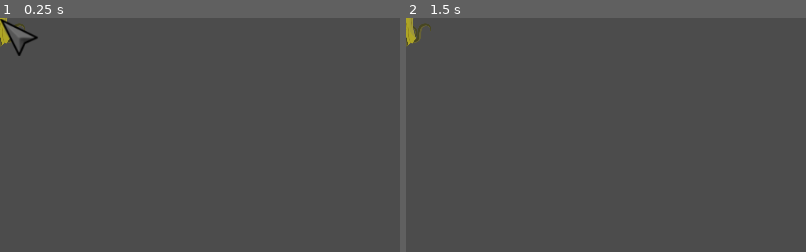
Above: before the commit, frames 1-2 (left to right).
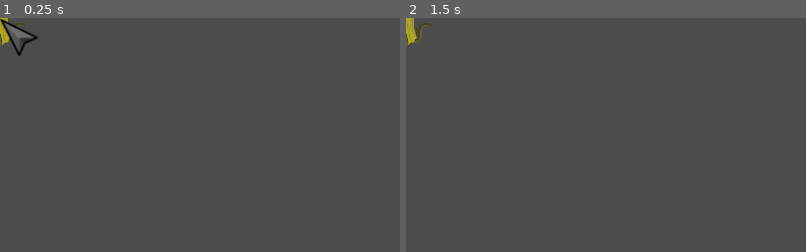
Above: after the commit, the same moments.

Repository: pjheden/isopyr
Game: Godot game, scene res://scenes/characters/player/Goolock.tscn
Same seed, same stepped clock (60 frames per second), same inputs: the game is played once before the commit and once after it. This scene is started directly instead of the project's main scene. The engine's default icon, where the game draws it, is replaced by a stand-in: a white triangle on a blue panel in a dark square.
Inputs (mouse positions are % of the whole screen's width and height, from its top left):
- Up to frame 1 (0.25 s): no input
- Up to frame 2 (1.5 s): tap Enter at 0.5 s; move the mouse to (72, 45) at 0.52 s; tap W (w) at 0.6 s; tap Space at 1.25 s; move the mouse to (30, 55) at 1.27 s; click (30, 55) at 1.35 s
The pictures show only the part of the screen within x 0-50%, y 0-50%; the shares and areas given below are measured in that part.

The runs differ from the first frame. In frame 1, less than 0.1% of the frame differs, in the area x 0-7%, y 0-12%; in frame 2, 0.1%.

Commit message:
ADD goolock walk animation

Diff:
--- a/scenes/characters/player/Beduin.tscn
+++ b/scenes/characters/player/Beduin.tscn
@@ -3,7 +3,6 @@
 [ext_resource path="res://scenes/characters/player/Player.tscn" type="PackedScene" id=1]
 [ext_resource path="res://scenes/characters/player/Beduin.gd" type="Script" id=2]
 [ext_resource path="res://resources/sprites/beduin_spritesheet.png" type="Texture" id=3]
-
 
 [node name="Beduin" instance=ExtResource( 1 )]
 script = ExtResource( 2 )
@@ -12,5 +11,5 @@
 [node name="CollisionShape2D" parent="Hitbox" index="0"]
 position = Vector2( -2.7837, 1.7837 )
 
-[node name="Sprite" parent="." index="7"]
+[node name="Sprite" parent="." index="5"]
 texture = ExtResource( 3 )
--- a/scenes/characters/player/Goolock.gd
+++ b/scenes/characters/player/Goolock.gd
@@ -8,8 +8,8 @@
 	defined_animations = {
 		"IdleDown": "IdleDown",
 		"IdleTop": "IdleDown",
-		"MoveDown": "IdleDown",
-		"MoveTop": "IdleDown",
+		"MoveDown": "MoveDown",
+		"MoveTop": "MoveDown",
 		"RollFade": "RollFade",
 		"AttackDown": "IdleDown"
 	}
--- a/scenes/characters/player/Goolock.tscn
+++ b/scenes/characters/player/Goolock.tscn
@@ -1,7 +1,7 @@
 [gd_scene load_steps=4 format=2]
 
 [ext_resource path="res://scenes/characters/player/Player.tscn" type="PackedScene" id=1]
-[ext_resource path="res://resources/sprites/ech_pi_el.png" type="Texture" id=2]
+[ext_resource path="res://resources/sprites/ech_pi_el_sheet.png" type="Texture" id=2]
 [ext_resource path="res://scenes/characters/player/Goolock.gd" type="Script" id=3]
 
 [node name="Goolock" instance=ExtResource( 1 )]
@@ -9,7 +9,7 @@
 attack_damage = 10
 
 [node name="Sprite" parent="." index="5"]
-position = Vector2( 3.1348, -1.5674 )
+position = Vector2( 3.91849, -2.3511 )
 texture = ExtResource( 2 )
-hframes = 1
+hframes = 5
 vframes = 1
--- a/scenes/characters/player/Player.tscn
+++ b/scenes/characters/player/Player.tscn
@@ -64,19 +64,19 @@
 
 [sub_resource type="Animation" id=5]
 resource_name = "MoveTop"
-length = 0.7
-loop = true
-tracks/0/type = "value"
-tracks/0/path = NodePath(".:frame")
-tracks/0/interp = 1
-tracks/0/loop_wrap = true
-tracks/0/imported = false
-tracks/0/enabled = true
-tracks/0/keys = {
-"times": PoolRealArray( 0, 0.1, 0.2, 0.3, 0.4, 0.5, 0.6 ),
-"transitions": PoolRealArray( 1, 1, 1, 1, 1, 1, 1 ),
-"update": 1,
-"values": [ 2, 3, 4, 5, 6, 7, 2 ]
+length = 0.4
+loop = true
+tracks/0/type = "value"
+tracks/0/path = NodePath(".:frame")
+tracks/0/interp = 1
+tracks/0/loop_wrap = true
+tracks/0/imported = false
+tracks/0/enabled = true
+tracks/0/keys = {
+"times": PoolRealArray( 0, 0.1, 0.2, 0.3 ),
+"transitions": PoolRealArray( 1, 1, 1, 1 ),
+"update": 1,
+"values": [ 2, 3, 4, 5 ]
 }
 
 [sub_resource type="Animation" id=6]
Binary file added: resources/sprites/ech_pi_el_sheet.png
Not shown, added: resources/sprites/ech_pi_el_sheet.png.import
Not shown, changed: resources/affinity/ech_pi_el.afdesign
